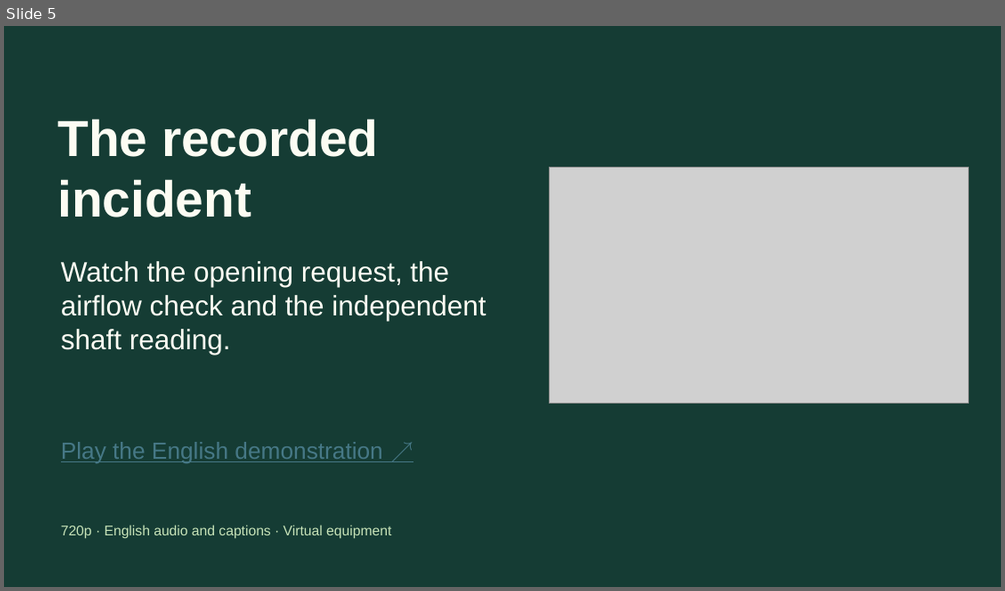
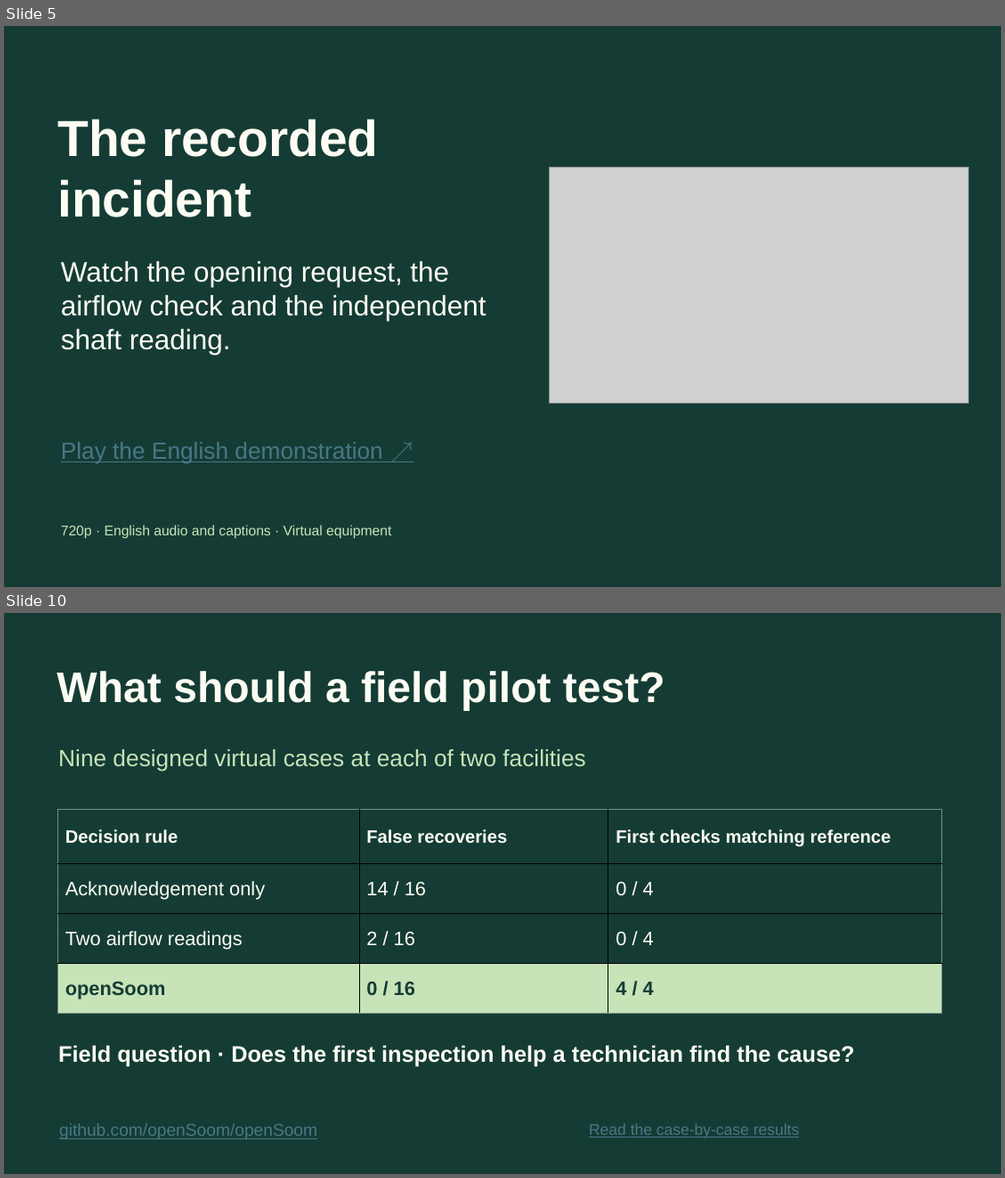
Before and after one commit to openSoom/openSoom, a slide deck: deliverables/presentation/openSoom-evaluation.pptx. Shown one above the other, each under a label of ours: slide 5 before the commit, slides 5 and 10 after it; the slides between them are not shown. The pictures are 1005x591 and 1005x1178 pixels, drawn with LibreOffice and Linux fonts; fonts in the diff are those of the drawing; grey boxes stand for pictures. Boxes give left, top, right and bottom in pixels: in the first picture for what was removed or moved away, otherwise in the second. Text is boxed around its words. In the diff, an @@ line names an element or a change of style, - is before the commit and + after.

Commit message:
Give technicians an independent workbench and measure the inspection decision against two baselines

```diff
--- a/deliverables/presentation/openSoom-evaluation.pptx
+++ b/deliverables/presentation/openSoom-evaluation.pptx
@@ slide 10 added at [4, 613, 1001, 1174], background #153C34 @@
@@ text added at [57, 671, 665, 711], 41.2 pt, text #FCFCF3, bold @@
+What should a field pilot test?
@@ text added at [58, 749, 585, 771], 22.5 pt, text #C7E3B8 @@
+Nine designed virtual cases at each of two facilities
@@ table added at [57, 809, 942, 1013], 4 rows, 3 columns @@
+Decision rule | False recoveries | First checks matching reference
+Acknowledgement only | 14 / 16 | 0 / 4
+Two airflow readings | 2 / 16 | 0 / 4
+openSoom | 0 / 16 | 4 / 4
@@ text added at [58, 1045, 854, 1067], 21.8 pt, text #FCFCF3, bold @@
+Field question · Does the first inspection help a technician find the cause?
@@ text added at [59, 1123, 317, 1139], 16.5 pt, text #467886, underline @@
+github.com/openSoom/openSoom
@@ text added at [589, 1123, 799, 1138], 15 pt, text #467886, underline @@
+Read the case-by-case results
```
Also in this commit, not shown: 4 slides changed, 2 other slides added, 3 slides removed, 42 other files.
